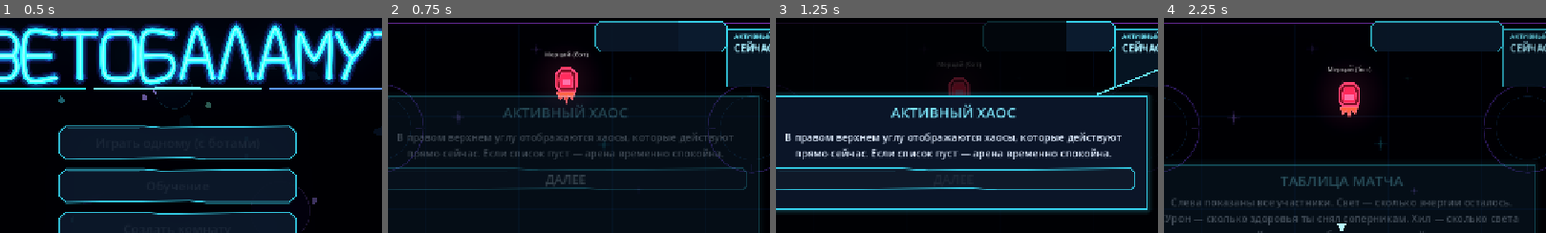
Above: before the commit, frames 1-4 (left to right).
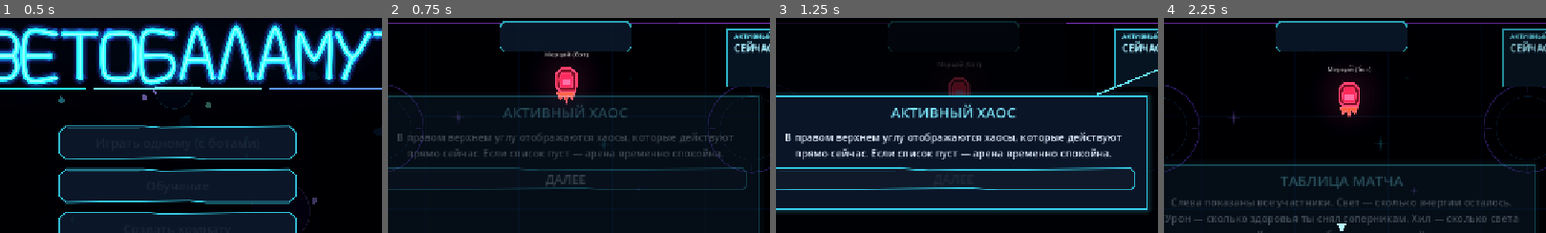
Above: after the commit, the same moments.

Repository: DvoreZZKy/svetobalamut
Game: Godot game, scene res://scenes/menu.tscn
Same seed, same stepped clock (60 frames per second), same inputs: the game is played once before the commit and once after it.
Inputs (mouse positions are % of the whole screen's width and height, from its top left):
- Up to frame 1 (0.5 s): no input
- Up to frame 2 (0.75 s): click "Играть одному (с ботами)" at 0.5 s
- Up to frame 3 (1.25 s): no input
- Up to frame 4 (2.25 s): tap Enter (restart) at 1.25 s; move the mouse to (72, 45) at 1.27 s; hold D (right) 1.28-2 s; tap Q (ability) at 1.35 s; click (72, 45) at 1.42 s; click "ДАЛЕЕ" at 2 s
The pictures show only the part of the screen within x 27-77%, y 0-50%; the shares and areas given below are measured in that part.

Frame 1 is identical in both runs. In frame 2, 7.1% of the frame differs, in the area x 29-89%, y 1-16%; in frame 3, 2.3%; in frame 4, 7.1%.

Commit message:
Fix stopwatch frame alignment with HUD text

Diff:
--- a/scripts/arena.gd
+++ b/scripts/arena.gd
@@ -1314,6 +1314,11 @@
 func _update_hud(dt: float) -> void:
 	if pause_open:
 		_layout_pause_menu()
+	# Stopwatch frame and text use the same viewport-centered UI coordinates.
+	var hud_center_x: float = get_viewport().get_visible_rect().size.x * 0.5
+	var stopwatch_center := Vector2(hud_center_x, 31.0)
+	stopwatch_shape.position = stopwatch_center
+	stopwatch_outline.position = stopwatch_center
 	var over: bool = view.get("ph", "play") == "over"
 	var elapsed := int(float(view.get("elapsed", 0.0)))
 	var stopwatch_text := "%02d:%02d" % [elapsed / 60, elapsed % 60]
